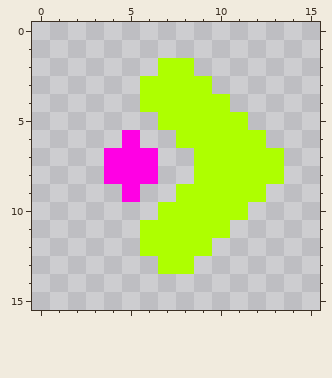
File history of a pixel-art sprite, vong/tracer-right.png. Above: the version before the commit.
The file is 16x16 pixels.
After the commit:
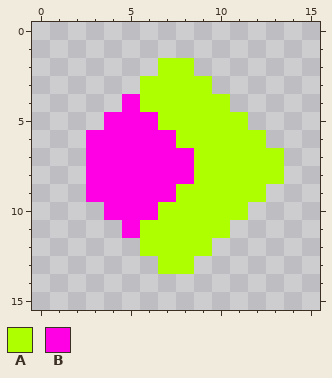
Palette (. is transparent): A #aeff00  B #ff00e4
Diff:
There is now colour B in row 4 at x 5; in row 5 at x 4 to 6; in row 6 at x 3 to 4 and 6 to 7; in rows 7 to 8 at x 3 and 7 to 8; in row 9 at x 3 to 4 and 6 to 7; in row 10 at x 4 to 6.
There is now colour B in row 11 at x 5.
Boxes around the changes in both pictures, in picture pixels (x1, y1, x2, y2):
added: (86, 94, 194, 238)
